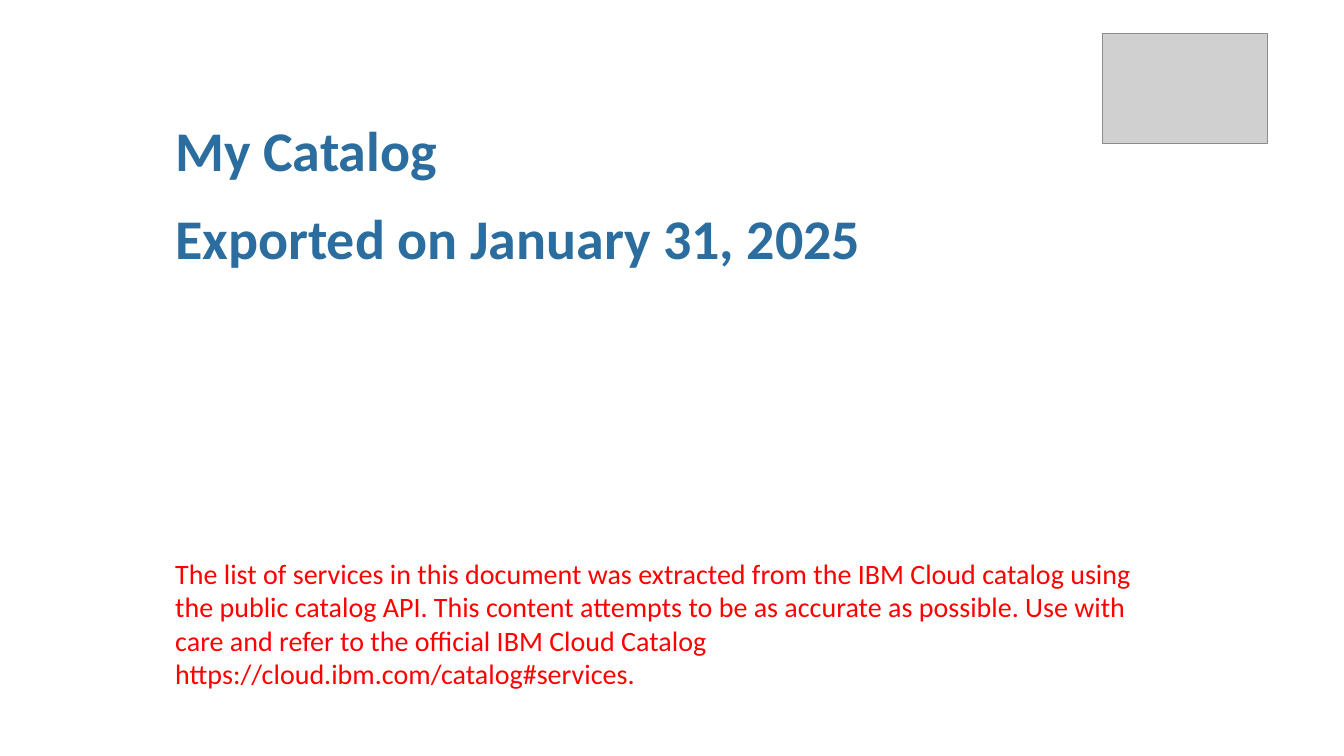
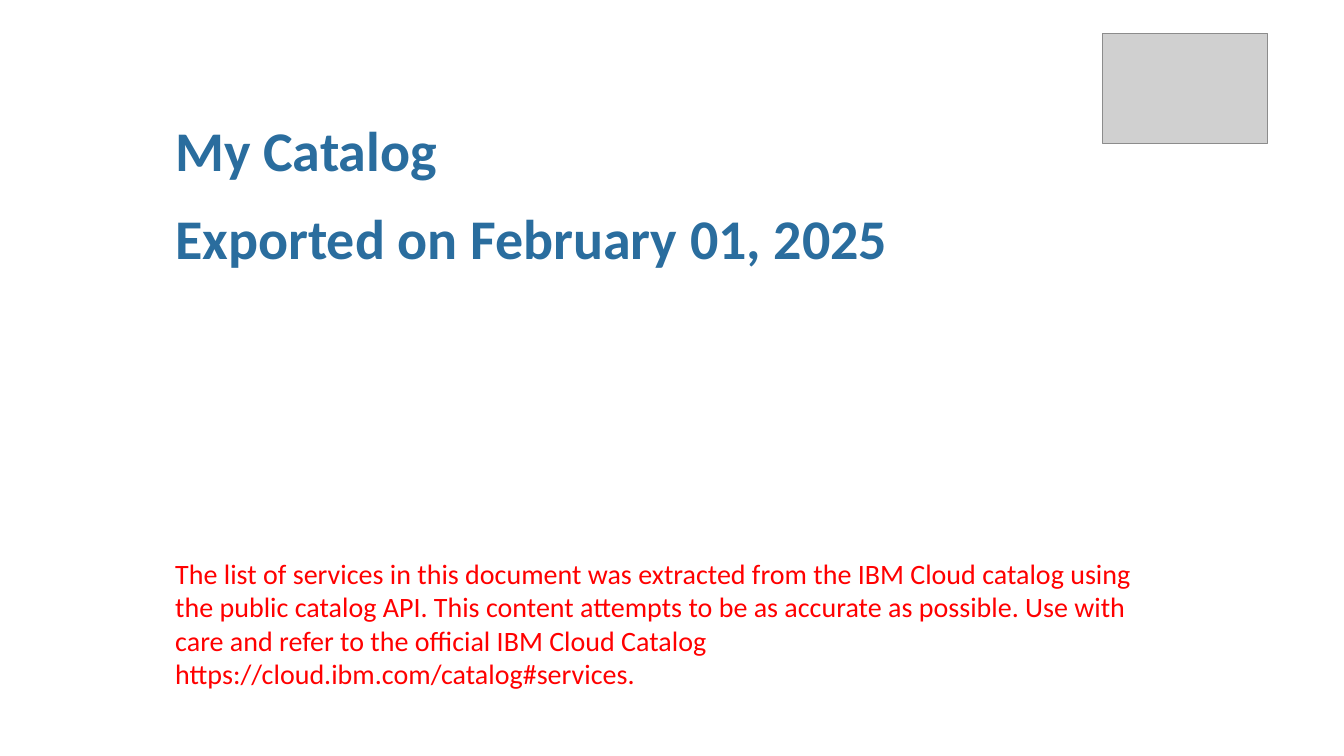
Before and after one commit to l2fprod/mycatalog, a slide deck: slide 1 of docs/generated/mycatalog.pptx. Drawn at 1344x756 pixels with LibreOffice and Linux fonts; fonts in the diff are those of the drawing; grey boxes stand for pictures. Boxes give left, top, right and bottom in pixels: in the first picture for what was removed or moved away, otherwise in the second. Text is boxed around its words. In the diff, an @@ line names an element or a change of style, - is before the commit and + after.

```diff
--- a/docs/generated/mycatalog.pptx
+++ b/docs/generated/mycatalog.pptx
@@ text at bbox=[175, 219, 887, 268]: text changed @@
-Exported on January 31, 2025
+Exported on February 01, 2025
```
Also in this commit, not shown: 7 other files.
